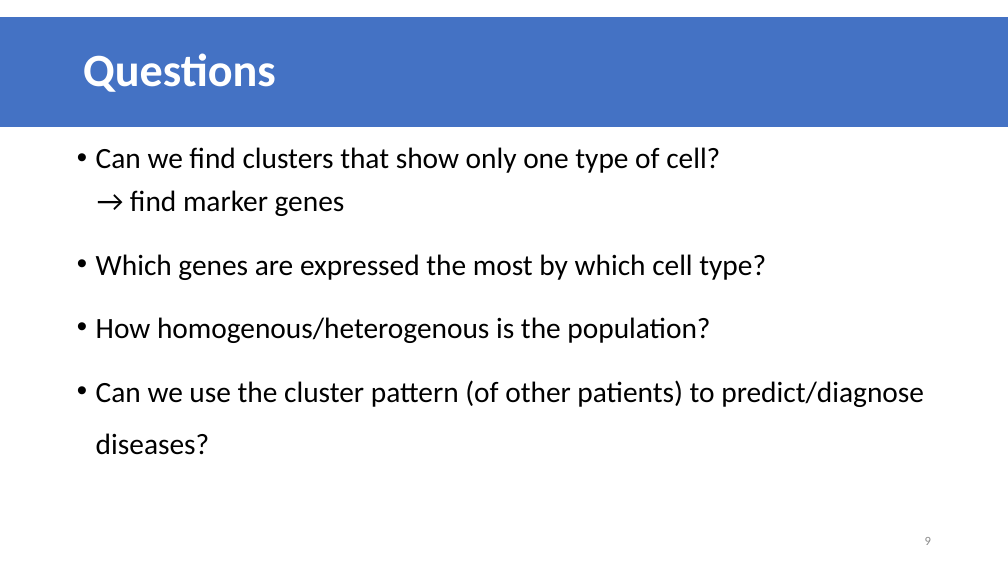
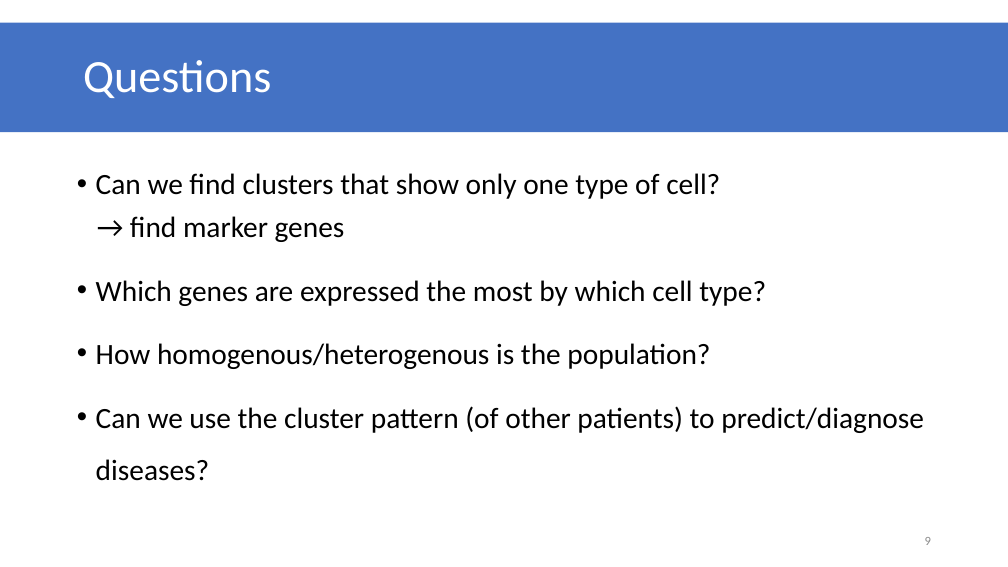
Before and after one commit to datascience-mobi/group-01-project-4-1, a slide deck: slide 9 of K-means clustering.pptx. Drawn at 1008x567 pixels with LibreOffice and Linux fonts; fonts in the diff are those of the drawing. Boxes give left, top, right and bottom in pixels: in the first picture for what was removed or moved away, otherwise in the second. Text is boxed around its words. In the diff, an @@ line names an element or a change of style, - is before the commit and + after.

```diff
--- a/K-means clustering.pptx
+++ b/K-means clustering.pptx
@@ title "Questions": place and size @@
-title "Questions" at [0, 17, 1008, 127]
+title "Questions" at [0, 23, 1008, 132]
@@ title "Questions" at [0, 23, 1008, 132]: bold off @@
@@ text "Can we find clusters that ...": place and size @@
-text "Can we find clusters that ..." at [96, 147, 924, 455]
+text "Can we find clusters that ..." at [96, 173, 924, 481]
```
Also in this commit, not shown: 6 other slides changed.
